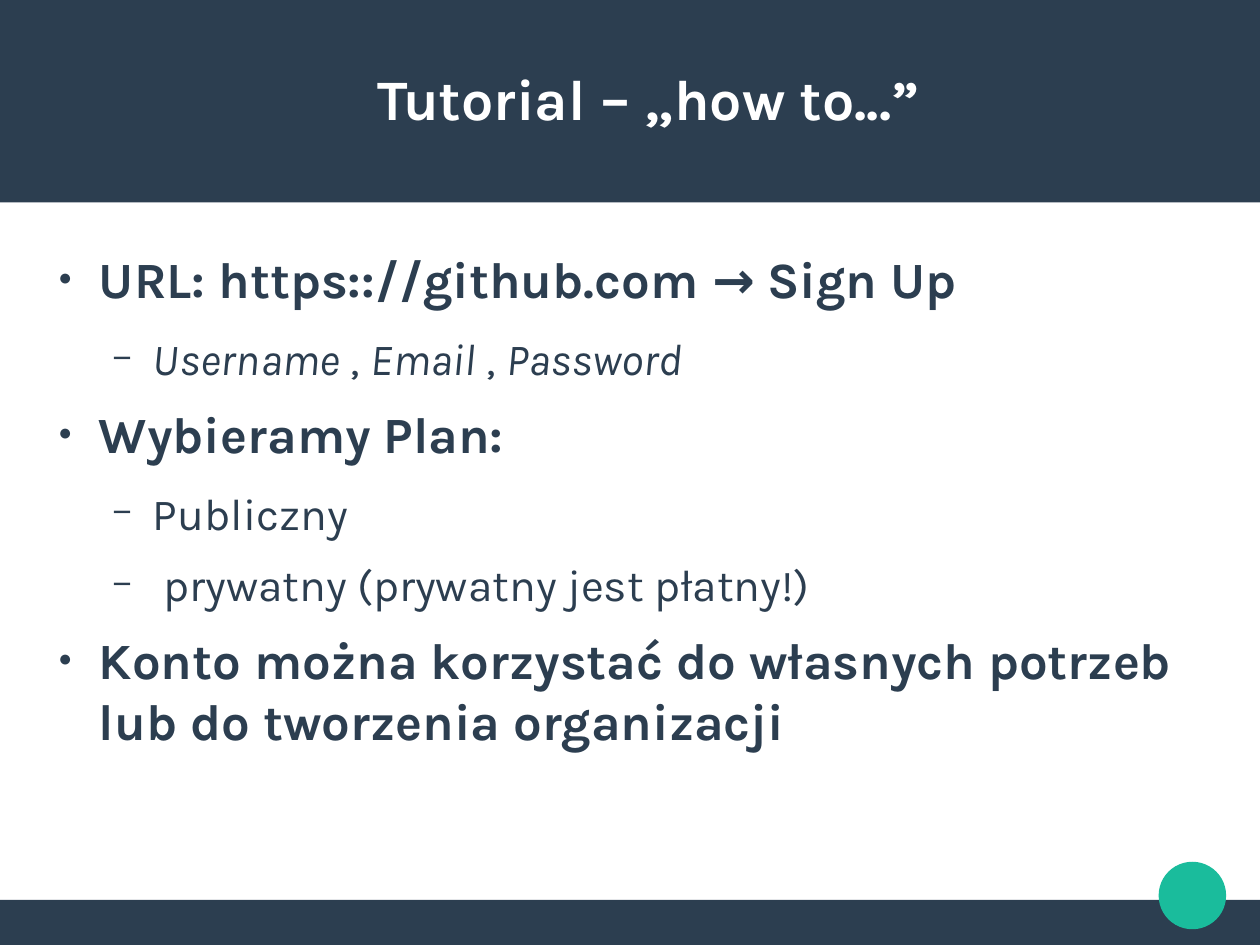
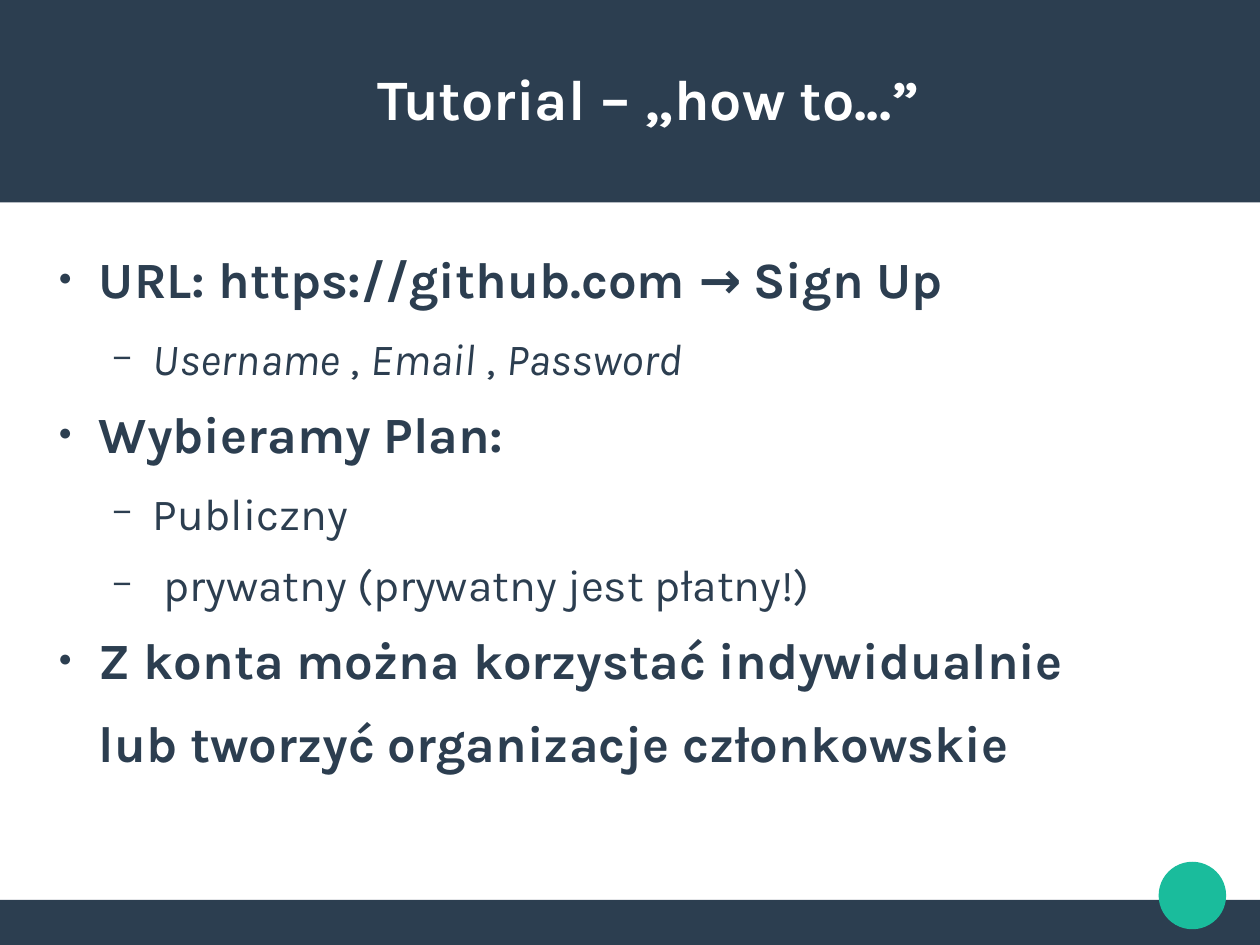
Before and after one commit to PZZProject/ProjecktPrezentacja, a slide deck: slide 6 of PrezentacjaGitHub.odp (slide 5 before the commit). Drawn at 1260x945 pixels with LibreOffice and Linux fonts; fonts in the diff are those of the drawing. Boxes give left, top, right and bottom in pixels: in the first picture for what was removed or moved away, otherwise in the second. Text is boxed around its words. In the diff, an @@ line names an element or a change of style, - is before the commit and + after.

```diff
--- a/PrezentacjaGitHub.odp
+++ b/PrezentacjaGitHub.odp
@@ text at <box>99,260,943,310</box>: text changed @@
-● URL: https:://github.com → Sign Up
+● URL: https://github.com → Sign Up
@@ text at <box>99,639,1063,774</box>: text changed @@
-● Konto można korzystać do własnych potrzeb lub do tworzenia organizacji
+● Z konta można korzystać indywidualnie
+lub tworzyć organizacje członkowskie
```
Also in this commit, not shown: 7 other slides changed, 4 slides added, 4 slides removed.
